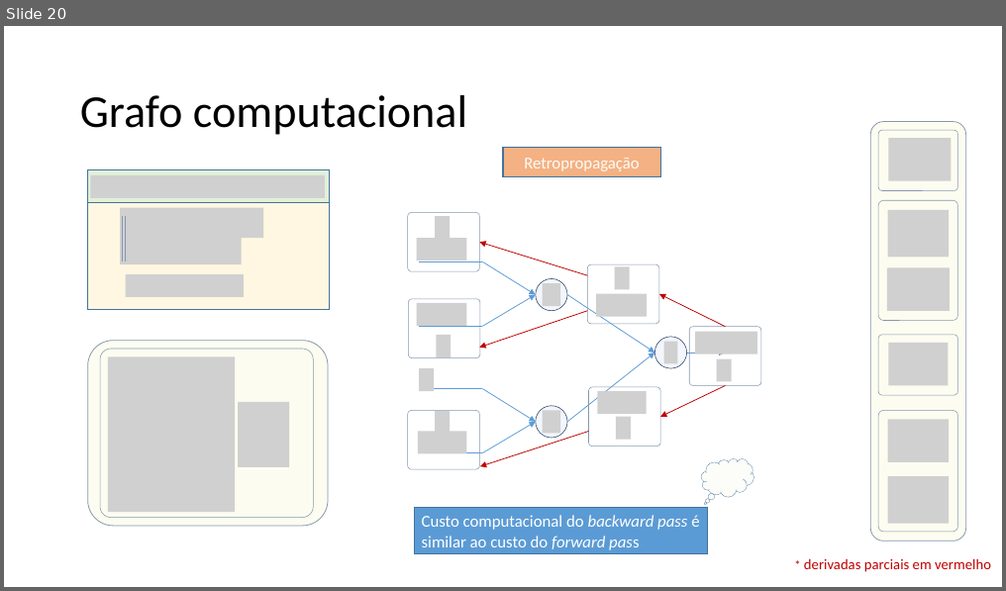
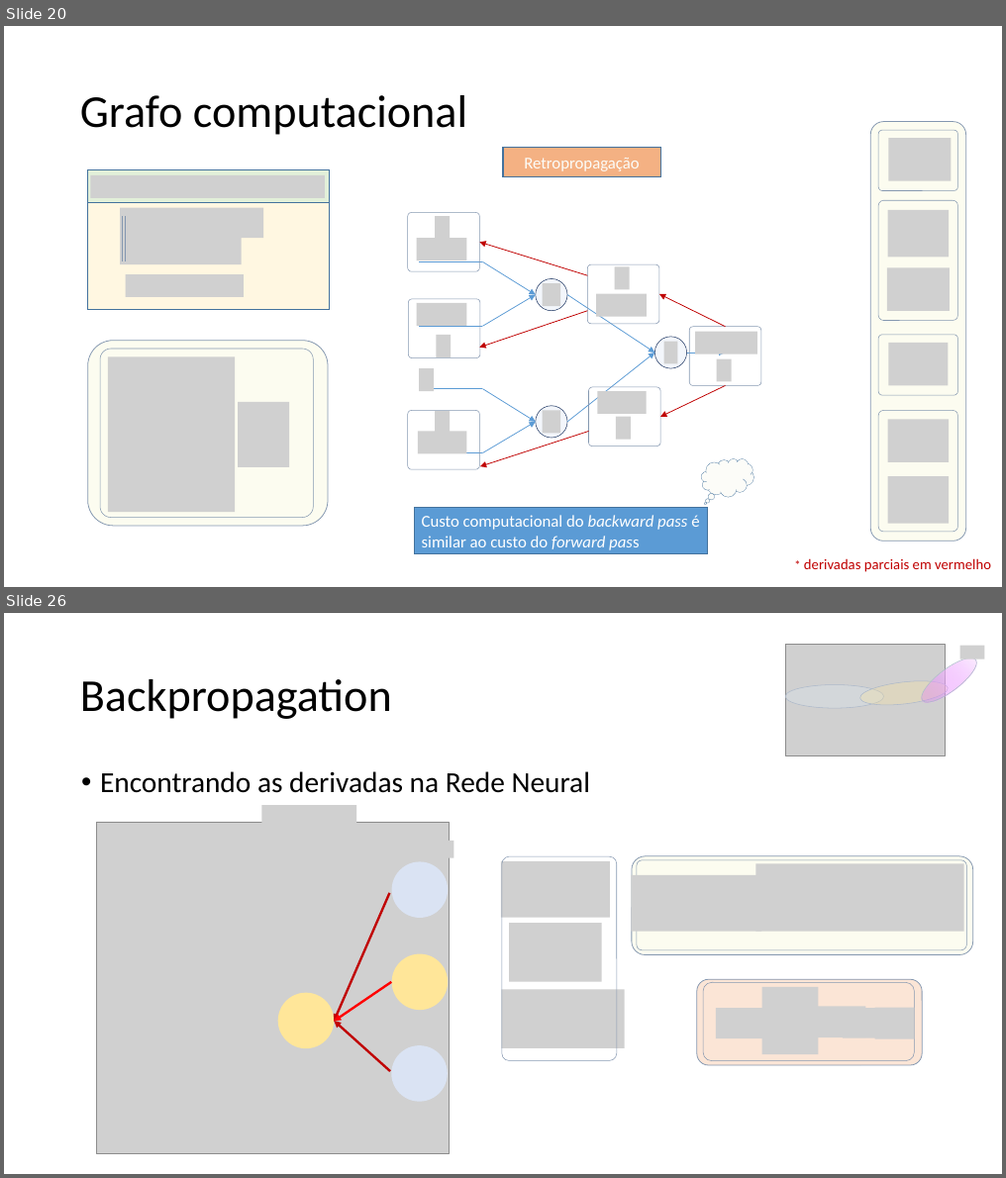
Before and after one commit to jairoalves/backpropagation, a slide deck: oficina de backpropagation/Backprop_LAMFO_Jairo.pptx. Shown one above the other, each under a label of ours: slide 20 before the commit, slides 20 and 26 after it; the slides between them are not shown. The pictures are 1006x591 and 1006x1178 pixels, drawn with LibreOffice and Linux fonts; fonts in the diff are those of the drawing; grey boxes stand for pictures; background and template pictures are left out. Boxes give left, top, right and bottom in pixels: in the first picture for what was removed or moved away, otherwise in the second. Text is boxed around its words. In the diff, an @@ line names an element or a change of style, - is before the commit and + after.

```diff
--- a/oficina de backpropagation/Backprop_LAMFO_Jairo.pptx
+++ b/oficina de backpropagation/Backprop_LAMFO_Jairo.pptx
@@ slide 26 added at (4, 613, 1002, 1174), background #FFFFFF @@
@@ picture added at (785, 645, 945, 757) @@
@@ ellipse added at (916, 651, 983, 709), fill gradient #DF57FF to #FFFFFF, outline #ADB9CA 0.5 pt @@
@@ picture added at (960, 646, 985, 660) @@
@@ title added at (80, 679, 392, 719), 44 pt, text #000000 @@
+Backpropagation
@@ ellipse added at (785, 685, 884, 708), fill #DEEBF7 at 28% opacity, outline #ADB9CA 0.5 pt @@
@@ ellipse added at (858, 677, 949, 708), fill #FFE699 at 28% opacity, outline #ADB9CA 0.5 pt @@
@@ text added at (100, 771, 590, 793), 28 pt, text #000000 @@
+• Encontrando as derivadas na Rede Neural
@@ picture added at (262, 805, 357, 823) @@
@@ picture added at (96, 822, 450, 1155) @@
@@ picture added at (385, 841, 453, 859) @@
@@ ellipse added at (392, 862, 448, 919), fill #DAE3F3 @@
@@ picture added at (501, 861, 611, 918) @@
@@ rounded rectangle added at (502, 858, 617, 1061), outline #8497B0 0.5 pt @@
@@ rounded rectangle added at (632, 857, 973, 956), fill #FCFCF0, outline #8497B0 0.75 pt @@
@@ picture added at (632, 875, 761, 931) @@
@@ rounded rectangle added at (637, 861, 966, 950), outline #8497B0 0.5 pt @@
@@ picture added at (756, 863, 964, 931) @@
@@ arrow added from (389, 893) to (334, 1022), #C00000 2.25 pt @@
@@ picture added at (509, 923, 602, 982) @@
@@ ellipse added at (392, 955, 448, 1011), fill #FFE699 @@
@@ ellipse added at (278, 993, 334, 1050), fill #FFE699 @@
@@ arrow added from (392, 982) to (334, 1022), #FF0000 2.25 pt @@
@@ picture added at (501, 989, 624, 1049) @@
@@ rounded rectangle added at (697, 980, 923, 1065), fill #FBE5D6, outline #8497B0 0.75 pt @@
@@ rounded rectangle added at (703, 983, 915, 1061), outline #8497B0 0.5 pt @@
@@ picture added at (762, 987, 819, 1055) @@
@@ arrow added from (390, 1072) to (334, 1021), #C00000 2.25 pt @@
@@ picture added at (716, 1008, 773, 1039) @@
@@ picture added at (801, 1007, 866, 1039) @@
@@ picture added at (844, 1008, 890, 1039) @@
@@ picture added at (875, 1008, 915, 1039) @@
@@ ellipse added at (392, 1046, 448, 1102), fill #DAE3F3 @@
```
Also in this commit, not shown: 2 slides changed, 1 other slide added.
